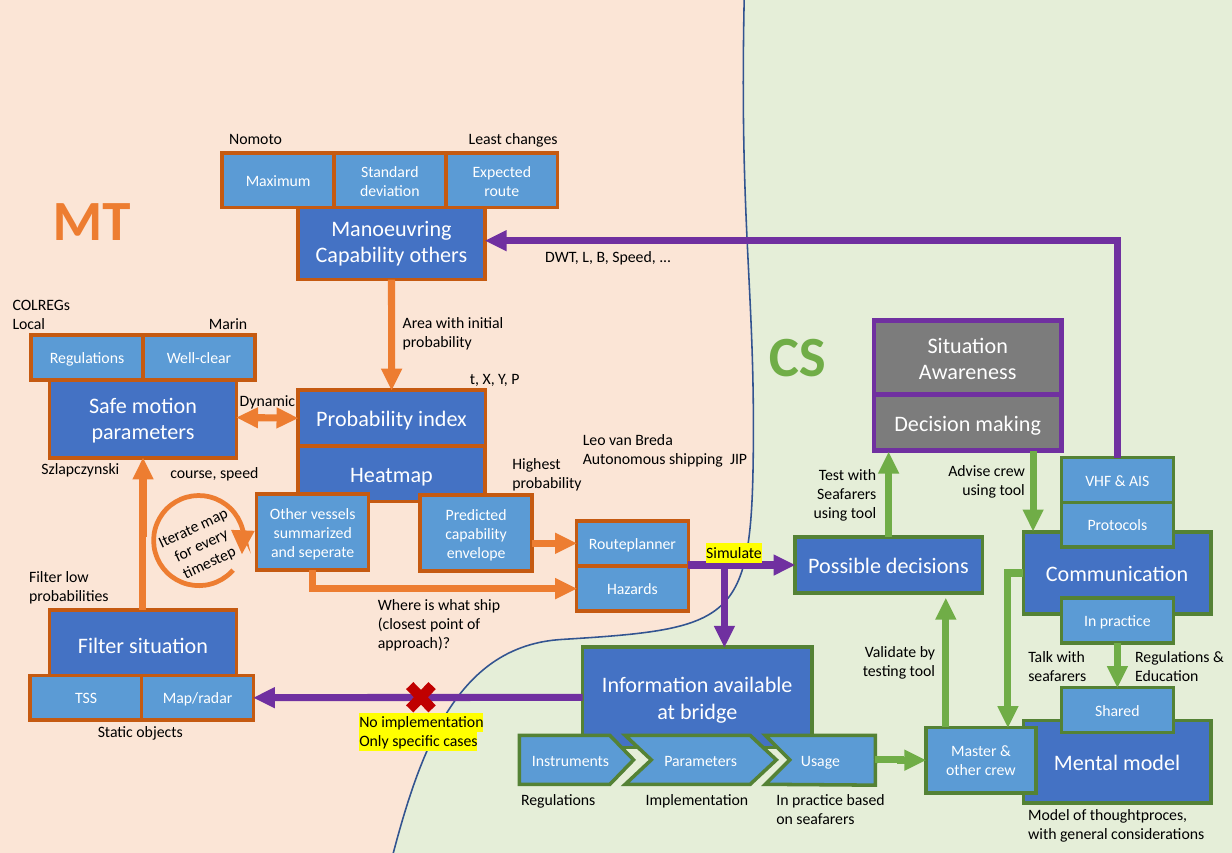
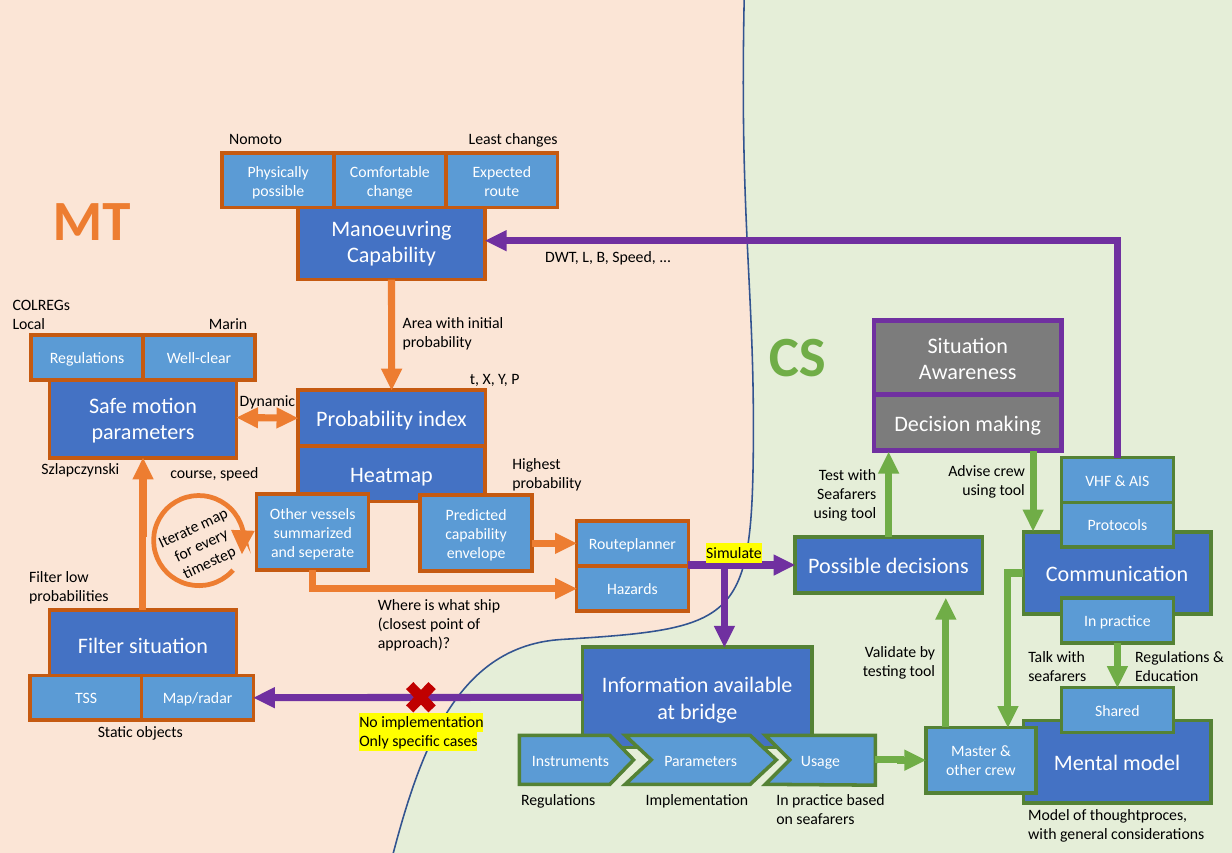
Before and after one commit to IWever/thesis, a slide deck: slide 1 of Model/Abstract model.pptx. Drawn at 1232x853 pixels with LibreOffice and Linux fonts; fonts in the diff are those of the drawing. Boxes give left, top, right and bottom in pixels: in the first picture for what was removed or moved away, otherwise in the second. Text is boxed around its words. In the diff, an @@ line names an element or a change of style, - is before the commit and + after.

```diff
--- a/Model/Abstract model.pptx
+++ b/Model/Abstract model.pptx
@@ text in rectangle at <box>248,166,309,199</box>: text changed @@
-Maximum
+Physically possible
@@ text in rectangle at <box>350,166,430,199</box>: text changed @@
-Standard deviation
+Comfortable change
@@ text in rectangle at <box>347,246,436,266</box>: text changed @@
-Capability others
+Capability
@@ text removed at <box>583,434,747,467</box> @@
-Leo van Breda
-Autonomous shipping JIP
```
Also in this commit, not shown: 51 other files.
